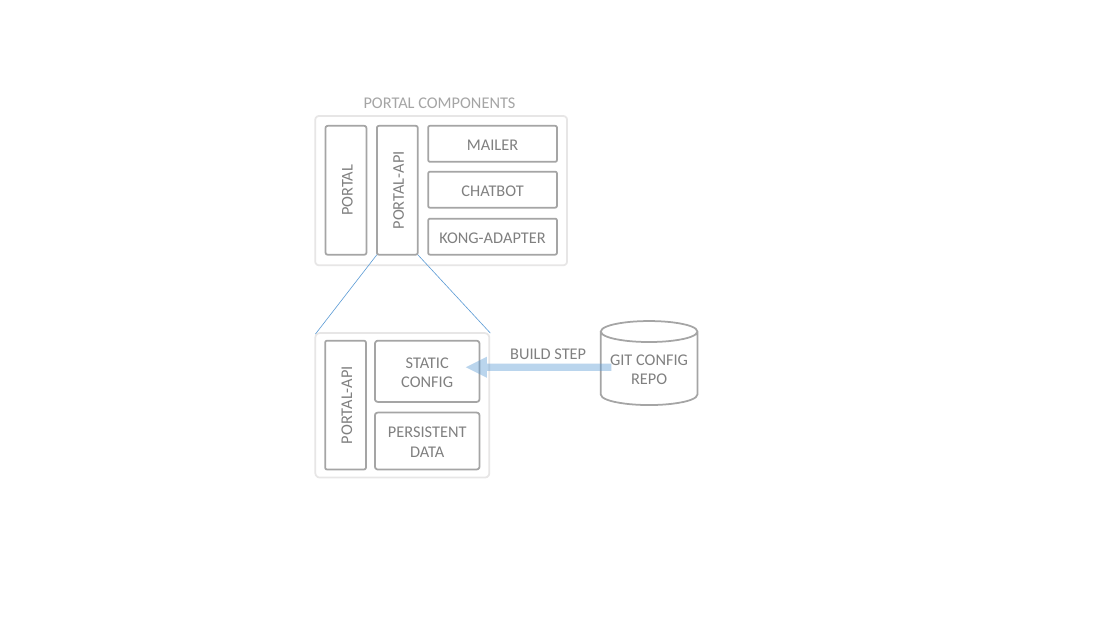
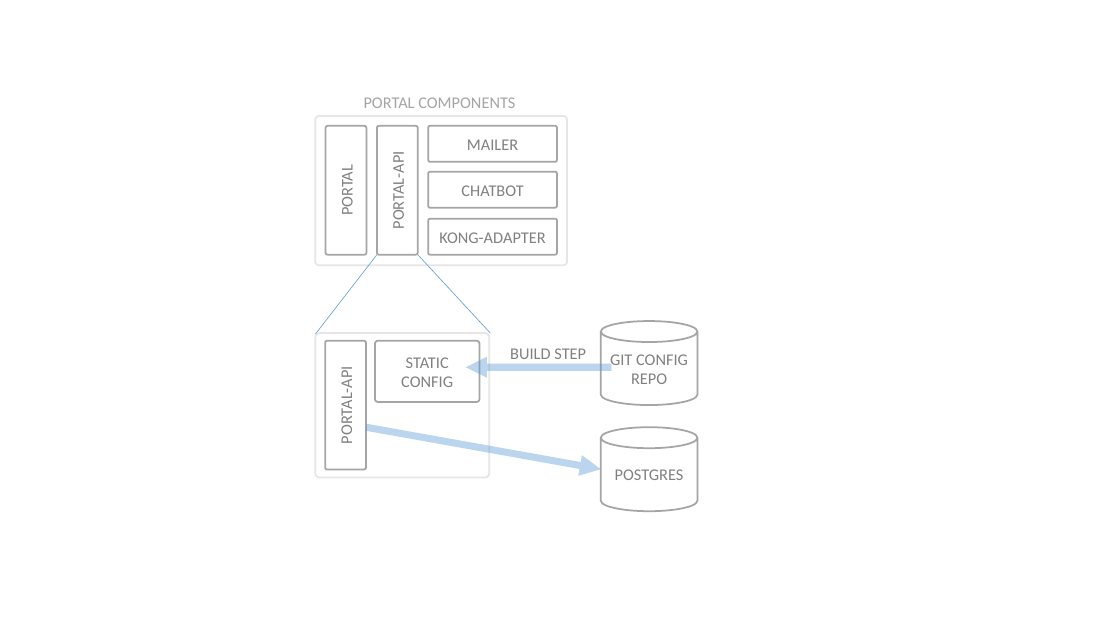
Before and after one commit to Haufe-Lexware/wicked.haufe.io, a slide deck: slide 8 of doc/architecture-illustrations.pptx. Drawn at 1120x630 pixels with LibreOffice and Linux fonts; fonts in the diff are those of the drawing. Boxes give left, top, right and bottom in pixels: in the first picture for what was removed or moved away, otherwise in the second. Text is boxed around its words. In the diff, an @@ line names an element or a change of style, - is before the commit and + after.

```diff
--- a/doc/architecture-illustrations.pptx
+++ b/doc/architecture-illustrations.pptx
@@ rounded rectangle removed at bbox=[375, 413, 480, 470] @@
-PERSISTENT DATA
@@ arrow added from (366, 428) to (601, 470), #5B9BD5 6 pt @@
@@ cylinder added at bbox=[601, 428, 697, 512], fill #FFFFFF, outline #A5A5A5 1.5 pt, 14 pt, text #808080 @@
+POSTGRES
```
Also in this commit, not shown: 8 other slides changed, 1 slide added, 52 other files.
